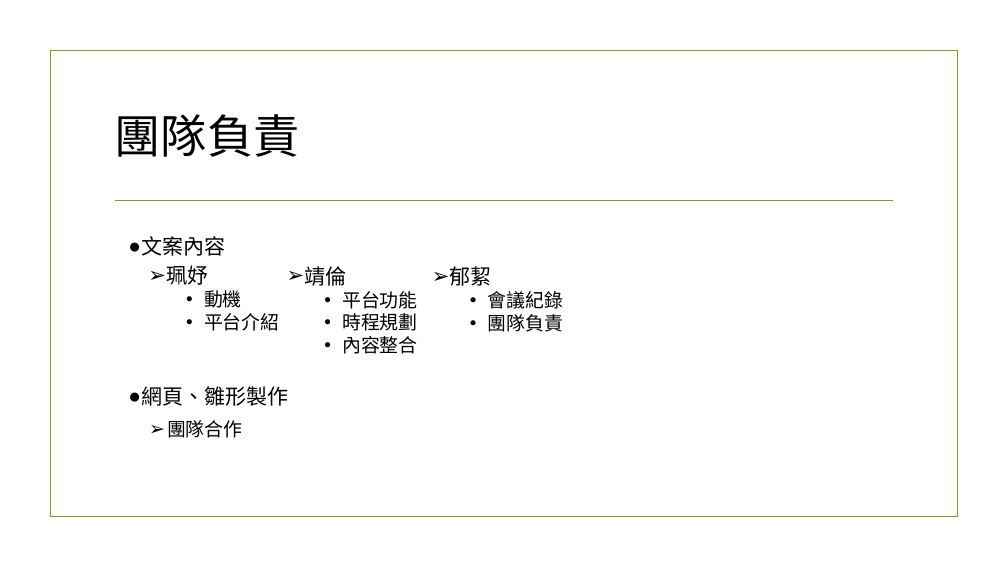
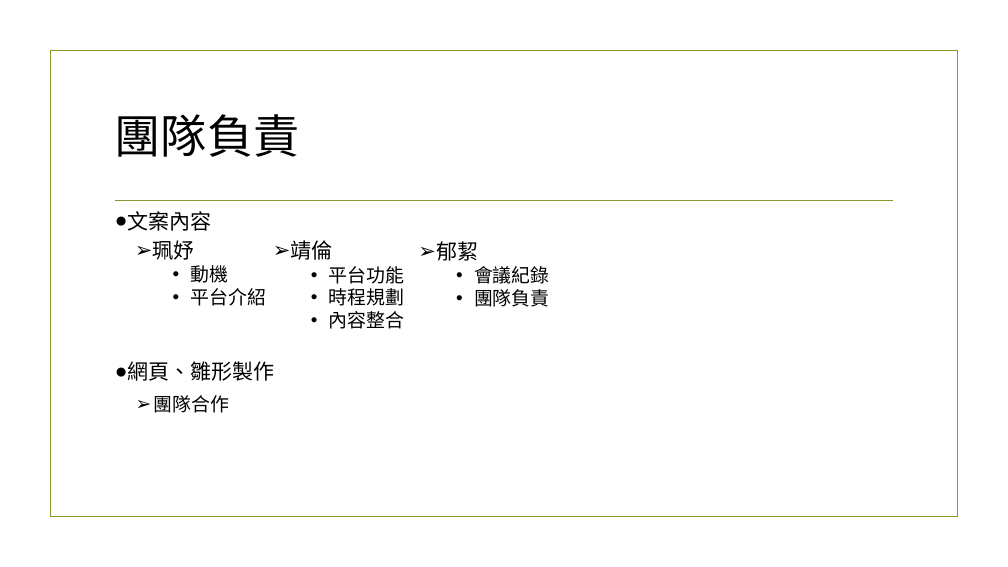
Before and after one commit to NTUST/Team-8, a slide deck: slide 9 of YUMMY-NTUST.pptx (slide 11 before the commit). Drawn at 1008x567 pixels with LibreOffice and Linux fonts; fonts in the diff are those of the drawing; background and template pictures are left out. Boxes give left, top, right and bottom in pixels: in the first picture for what was removed or moved away, otherwise in the second. Text is boxed around its words. In the diff, an @@ line names an element or a change of style, - is before the commit and + after.

```diff
--- a/YUMMY-NTUST.pptx
+++ b/YUMMY-NTUST.pptx
@@ 6 texts: place and size @@
-6 texts at <box>141,236,564,438</box>
+6 texts at <box>128,211,550,413</box>
```
Also in this commit, not shown: 5 other slides changed, 2 slides removed.
